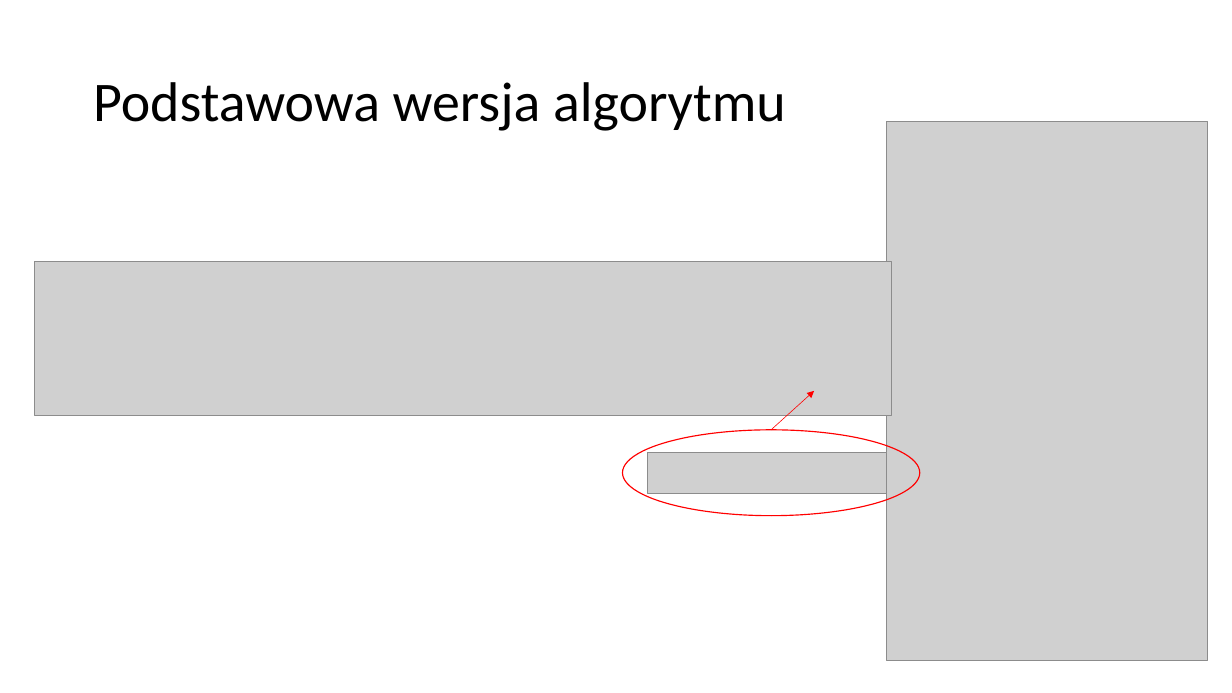
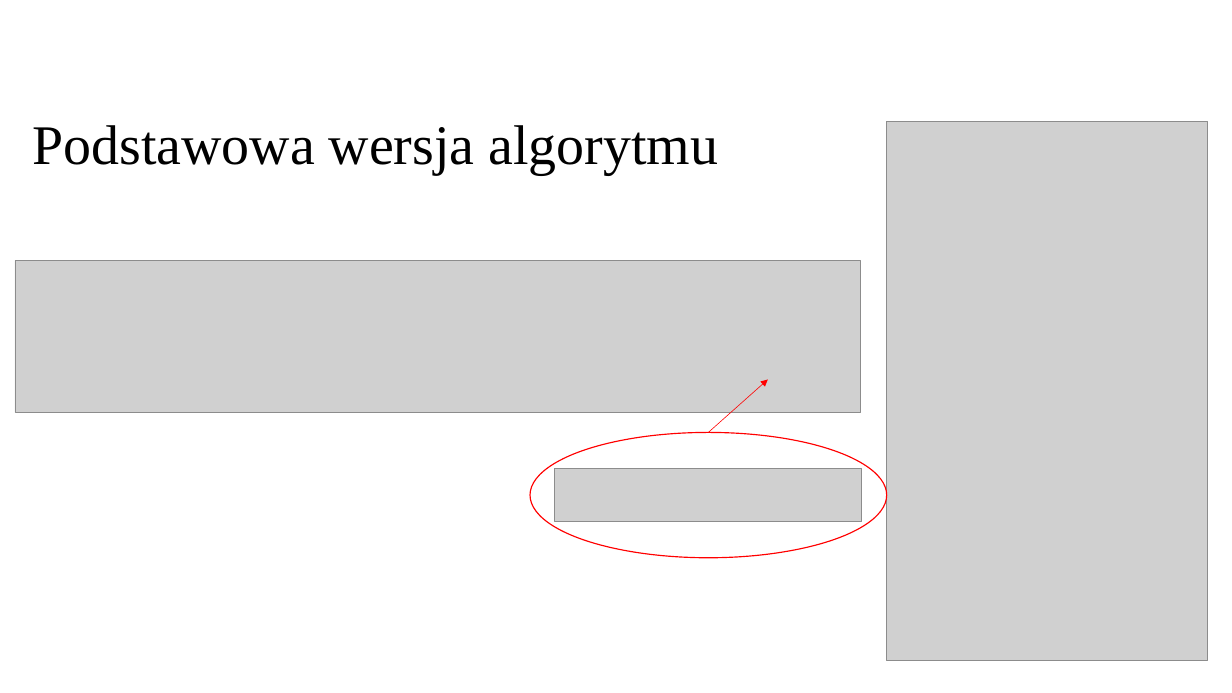
Before and after one commit to fraczpa22/SDUP_BWT_transformata, a slide deck: slide 4 of mpims_Paweł_Frączkiewicz.ppt. Drawn at 1232x693 pixels with LibreOffice and Linux fonts; fonts in the diff are those of the drawing; grey boxes stand for pictures; background and template pictures are left out. Boxes give left, top, right and bottom in pixels: in the first picture for what was removed or moved away, otherwise in the second. Text is boxed around its words. In the diff, an @@ line names an element or a change of style, - is before the commit and + after.

```diff
--- a/mpims_Paweł_Frączkiewicz.ppt
+++ b/mpims_Paweł_Frączkiewicz.ppt
@@ title "Podstawowa wersja algorytmu": place and size @@
-title "Podstawowa wersja algorytmu" at box(93, 82, 786, 131)
+title "Podstawowa wersja algorytmu" at box(33, 125, 719, 174)
@@ title "Podstawowa wersja algorytmu" at box(33, 125, 719, 174): font Calibri to Times New Roman @@
@@ picture: place and size @@
-picture at box(34, 262, 892, 416)
+picture at box(15, 261, 861, 413)
@@ arrow moved from (772, 430) - (814, 391) to (709, 433) - (768, 380) @@
@@ ellipse: place and size @@
-ellipse at box(622, 430, 920, 516)
+ellipse at box(530, 433, 886, 558)
@@ picture: place and size @@
-picture at box(647, 452, 886, 493)
+picture at box(555, 469, 862, 522)
```
Also in this commit, not shown: 7 other slides changed.
